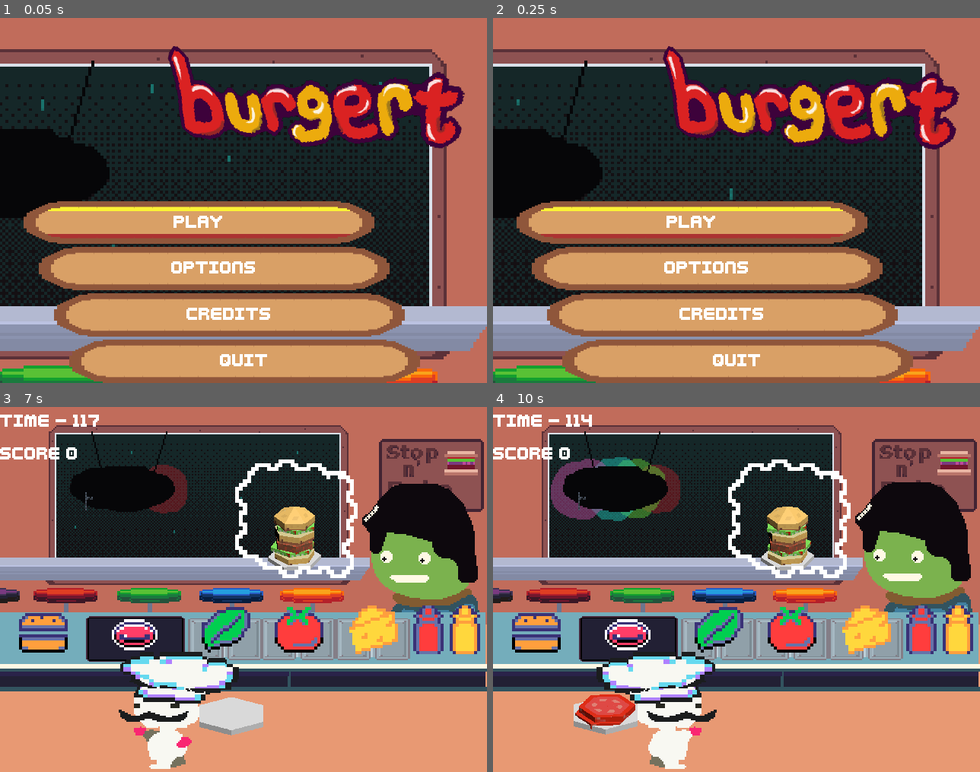
Above: before the commit, frames 1-4 (two rows, left to right).
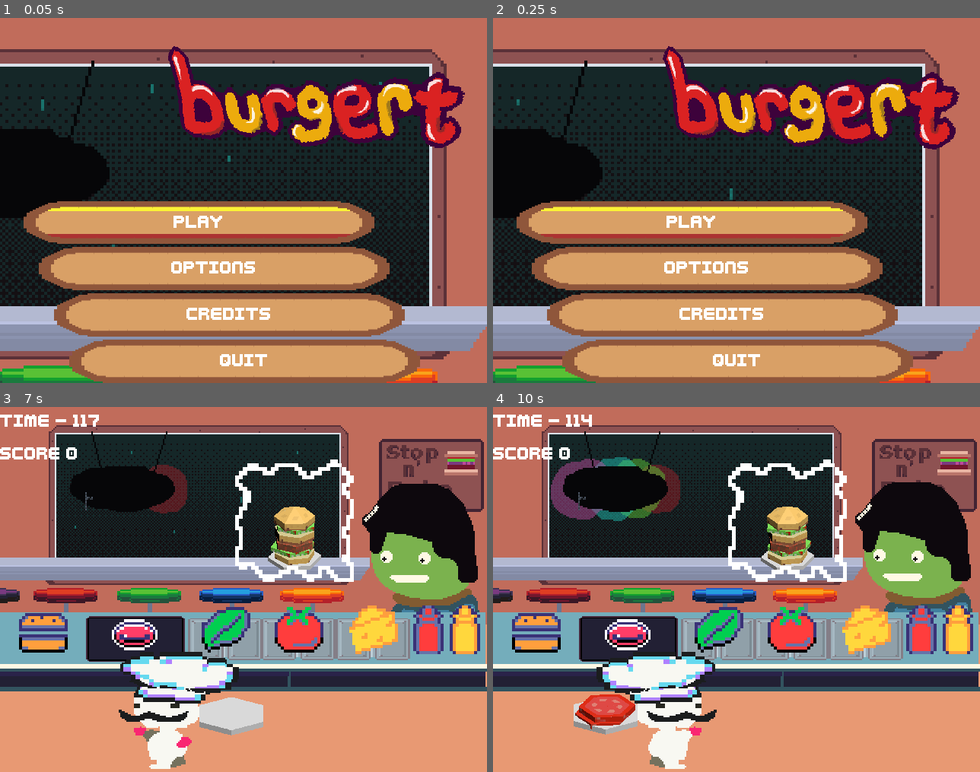
Above: after the commit, the same moments.

Repository: LettucePie/burgert
Game: Godot game, scene res://scenes/play.tscn
Same seed, same stepped clock (60 frames per second), same inputs: the game is played once before the commit and once after it. Sound files missing from this copy of the repository are replaced by a short silence.
Inputs:
- Up to frame 1 (0.05 s): no input
- Up to frame 2 (0.25 s): no input
- Up to frame 3 (7 s): click "Play" at 0.5 s; tap Enter (menu) at 1.25 s; hold Right (right) 1.28-2.03 s; tap Z (confirm) every 1.5 s from 1.35 to 5.85 s; hold Down (down) 2.03-2.78 s; tap C (special1) every 1.5 s from 2.1 to 6.6 s; hold Right (right) 2.78-3.53 s; hold Up (up) 3.53-4.28 s; hold Left (left) 4.28-5.78 s; hold Down (down) 5.78-6.53 s; hold Right (right) from 6.53 s (still down)
- Up to frame 4 (10 s): release Right (right) at 7.28 s; hold Up (up) 7.28-8.03 s; tap Z (confirm) at 7.35, 8.85 s; hold Right (right) 8.03-8.78 s; tap C (special1) at 8.1, 9.6 s; hold Down (down) 8.78-9.53 s; hold Left (left) from 9.53 s (still down)

The runs differ from the first frame. In frame 1, 0.6% of the frame differs, in the area x 34-96%, y 7-36%; in frame 2, 0.6%; in frame 3, 1.8%, in the area x 48-74%, y 14-48%; in frame 4, 1.8%.

Commit message:
thought cloud

Diff:
--- /dev/null
+++ b/assets/images/ui/thoughtcloud_frames.tres
@@ -0,0 +1,32 @@
+[gd_resource type="SpriteFrames" load_steps=5 format=3 uid="uid://b3ot6egm0rbcr"]
+
+[ext_resource type="Texture2D" uid="uid://bf6m4tntas3eq" path="res://assets/images/ui/order-thought-cloud.png" id="1_ejril"]
+
+[sub_resource type="AtlasTexture" id="AtlasTexture_q370w"]
+atlas = ExtResource("1_ejril")
+region = Rect2(0, 0, 32, 32)
+
+[sub_resource type="AtlasTexture" id="AtlasTexture_x5ty2"]
+atlas = ExtResource("1_ejril")
+region = Rect2(32, 0, 32, 32)
+
+[sub_resource type="AtlasTexture" id="AtlasTexture_de68m"]
+atlas = ExtResource("1_ejril")
+region = Rect2(64, 0, 32, 32)
+
+[resource]
+animations = [{
+"frames": [{
+"duration": 1.0,
+"texture": SubResource("AtlasTexture_q370w")
+}, {
+"duration": 1.0,
+"texture": SubResource("AtlasTexture_x5ty2")
+}, {
+"duration": 1.0,
+"texture": SubResource("AtlasTexture_de68m")
+}],
+"loop": true,
+"name": &"default",
+"speed": 2.0
+}]
--- a/scenes/game/kitchen.gd
+++ b/scenes/game/kitchen.gd
@@ -28,6 +28,9 @@
 		c.reset()
 	splat.hide()
 	past_customers.clear()
+	if current_customer != null:
+		current_customer.munch.stop()
+		current_customer.sound_player.stop()
 	current_customer = null
 
 
--- a/scenes/game/kitchen_a.tscn
+++ b/scenes/game/kitchen_a.tscn
@@ -14,7 +14,7 @@
 [ext_resource type="AudioStream" uid="uid://dtxtu4v6ifhgt" path="res://assets/sound/sfx/Audio 1.wav" id="9_q7db7"]
 [ext_resource type="Texture2D" uid="uid://dephh5h80edxg" path="res://assets/images/game/customers/customers__1.png" id="10_k67uf"]
 [ext_resource type="AudioStream" uid="uid://bn0y42mlgytnq" path="res://assets/sound/sfx/Audio 2.wav" id="11_yu3hg"]
-[ext_resource type="Texture2D" uid="uid://d3vxhubsue53l" path="res://assets/images/ui/order-thought-cloud1.png" id="12_n6ods"]
+[ext_resource type="SpriteFrames" uid="uid://b3ot6egm0rbcr" path="res://assets/images/ui/thoughtcloud_frames.tres" id="12_vq758"]
 [ext_resource type="AudioStream" uid="uid://bwk3kb5winqpd" path="res://assets/sound/sfx/Audio 3.wav" id="13_s6p7b"]
 [ext_resource type="Texture2D" uid="uid://h8p8acm8qmp5" path="res://assets/images/game/customers/customers__2.png" id="14_a0ex1"]
 [ext_resource type="PackedScene" uid="uid://e7qictdempjp" path="res://scenes/game/munch.tscn" id="14_rquj2"]
@@ -80,10 +80,8 @@
 script = ExtResource("6_b3mif")
 viewport_path_again = NodePath("../../../burger_portal")
 
-[sub_resource type="ViewportTexture" id="ViewportTexture_nbdwm"]
-viewport_path = NodePath(".")
-script = ExtResource("6_b3mif")
-viewport_path_again = NodePath("../../../burger_portal")
+[sub_resource type="ViewportTexture" id="ViewportTexture_trvsp"]
+viewport_path = NodePath("burger_portal")
 
 [sub_resource type="ViewportTexture" id="ViewportTexture_onmpr"]
 viewport_path = NodePath(".")
@@ -209,10 +207,11 @@
 scale = Vector2(0.275879, 0.275879)
 texture = SubResource("ViewportTexture_g7edx")
 
-[node name="thought_cloud" type="Sprite2D" parent="customers/Tommy/burger_portal_view"]
-position = Vector2(0, -7.24954)
-scale = Vector2(18.8602, 18.8602)
-texture = ExtResource("12_n6ods")
+[node name="thought_cloud" type="AnimatedSprite2D" parent="customers/Tommy/burger_portal_view"]
+position = Vector2(0, -7.24954)
+scale = Vector2(18.8602, 18.8602)
+sprite_frames = ExtResource("12_vq758")
+autoplay = "default"
 
 [node name="AudioStreamPlayer2D" type="AudioStreamPlayer2D" parent="customers/Tommy"]
 position = Vector2(551, 127)
@@ -252,10 +251,11 @@
 scale = Vector2(0.275879, 0.275879)
 texture = SubResource("ViewportTexture_o5sbl")
 
-[node name="thought_cloud" type="Sprite2D" parent="customers/Teddy/burger_portal_view"]
-position = Vector2(0, -7.24954)
-scale = Vector2(18.8602, 18.8602)
-texture = ExtResource("12_n6ods")
+[node name="thought_cloud" type="AnimatedSprite2D" parent="customers/Teddy/burger_portal_view"]
+position = Vector2(0, -7.24954)
+scale = Vector2(18.8602, 18.8602)
+sprite_frames = ExtResource("12_vq758")
+autoplay = "default"
 
 [node name="AudioStreamPlayer2D" type="AudioStreamPlayer2D" parent="customers/Teddy"]
 position = Vector2(458, 77)
@@ -296,10 +296,11 @@
 scale = Vector2(0.275879, 0.275879)
 texture = SubResource("ViewportTexture_oe5wx")
 
-[node name="thought_cloud" type="Sprite2D" parent="customers/Ted/burger_portal_view"]
-position = Vector2(0, -7.24954)
-scale = Vector2(18.8602, 18.8602)
-texture = ExtResource("12_n6ods")
+[node name="thought_cloud" type="AnimatedSprite2D" parent="customers/Ted/burger_portal_view"]
+position = Vector2(0, -7.24954)
+scale = Vector2(18.8602, 18.8602)
+sprite_frames = ExtResource("12_vq758")
+autoplay = "default"
 flip_h = true
 
 [node name="AudioStreamPlayer2D" type="AudioStreamPlayer2D" parent="customers/Ted"]
@@ -342,10 +343,11 @@
 scale = Vector2(0.275879, 0.275879)
 texture = SubResource("ViewportTexture_8f6tc")
 
-[node name="thought_cloud" type="Sprite2D" parent="customers/Al/burger_portal_view"]
-position = Vector2(0, -7.24954)
-scale = Vector2(18.8602, 18.8602)
-texture = ExtResource("12_n6ods")
+[node name="thought_cloud" type="AnimatedSprite2D" parent="customers/Al/burger_portal_view"]
+position = Vector2(0, -7.24954)
+scale = Vector2(18.8602, 18.8602)
+sprite_frames = ExtResource("12_vq758")
+autoplay = "default"
 
 [node name="AudioStreamPlayer2D" type="AudioStreamPlayer2D" parent="customers/Al"]
 position = Vector2(292, 126)
@@ -362,7 +364,6 @@
 position = Vector2(285, 150)
 
 [node name="Emo" type="Node2D" parent="customers" node_paths=PackedStringArray("burger_portal_sprite", "sound_player", "left_area", "right_area", "munch")]
-visible = false
 position = Vector2(302, 59)
 script = ExtResource("3_488ky")
 customer_name = "Emo"
@@ -384,12 +385,13 @@
 [node name="burger_portal_view" type="Sprite2D" parent="customers/Emo"]
 position = Vector2(304, 93)
 scale = Vector2(0.275879, 0.275879)
-texture = SubResource("ViewportTexture_nbdwm")
-
-[node name="thought_cloud" type="Sprite2D" parent="customers/Emo/burger_portal_view"]
-position = Vector2(0, -7.24954)
-scale = Vector2(18.8602, 18.8602)
-texture = ExtResource("12_n6ods")
+texture = SubResource("ViewportTexture_trvsp")
+
+[node name="thought_cloud" type="AnimatedSprite2D" parent="customers/Emo/burger_portal_view"]
+position = Vector2(0, -7.24954)
+scale = Vector2(18.8602, 18.8602)
+sprite_frames = ExtResource("12_vq758")
+autoplay = "default"
 
 [node name="AudioStreamPlayer2D" type="AudioStreamPlayer2D" parent="customers/Emo"]
 position = Vector2(424, 126)
@@ -406,7 +408,6 @@
 position = Vector2(427, 143)
 
 [node name="Karen" type="Node2D" parent="customers" node_paths=PackedStringArray("burger_portal_sprite", "sound_player", "left_area", "right_area", "munch")]
-visible = false
 position = Vector2(-568, 59)
 script = ExtResource("3_488ky")
 customer_name = "Karen"
@@ -426,14 +427,15 @@
 texture = ExtResource("22_ib8ia")
 
 [node name="burger_portal_view" type="Sprite2D" parent="customers/Karen"]
-position = Vector2(340, 93)
+position = Vector2(278, 93)
 scale = Vector2(0.275879, 0.275879)
 texture = SubResource("ViewportTexture_onmpr")
 
-[node name="thought_cloud" type="Sprite2D" parent="customers/Karen/burger_portal_view"]
-position = Vector2(0, -7.24954)
-scale = Vector2(18.8602, 18.8602)
-texture = ExtResource("12_n6ods")
+[node name="thought_cloud" type="AnimatedSprite2D" parent="customers/Karen/burger_portal_view"]
+position = Vector2(0, -7.24954)
+scale = Vector2(18.8602, 18.8602)
+sprite_frames = ExtResource("12_vq758")
+autoplay = "default"
 
 [node name="AudioStreamPlayer2D" type="AudioStreamPlayer2D" parent="customers/Karen"]
 position = Vector2(436, 126)
@@ -474,10 +476,12 @@
 scale = Vector2(0.275879, 0.275879)
 texture = SubResource("ViewportTexture_y71pj")
 
-[node name="thought_cloud" type="Sprite2D" parent="customers/Patient/burger_portal_view"]
-position = Vector2(0, -7.24954)
-scale = Vector2(18.8602, 18.8602)
-texture = ExtResource("12_n6ods")
+[node name="thought_cloud" type="AnimatedSprite2D" parent="customers/Patient/burger_portal_view"]
+position = Vector2(0, -7.24954)
+scale = Vector2(18.8602, 18.8602)
+sprite_frames = ExtResource("12_vq758")
+autoplay = "default"
+frame_progress = 0.541907
 flip_h = true
 
 [node name="AudioStreamPlayer2D" type="AudioStreamPlayer2D" parent="customers/Patient"]
@@ -520,10 +524,11 @@
 scale = Vector2(0.275879, 0.275879)
 texture = SubResource("ViewportTexture_72d7f")
 
-[node name="thought_cloud" type="Sprite2D" parent="customers/Mustard/burger_portal_view"]
-position = Vector2(0, -7.24954)
-scale = Vector2(18.8602, 18.8602)
-texture = ExtResource("12_n6ods")
+[node name="thought_cloud" type="AnimatedSprite2D" parent="customers/Mustard/burger_portal_view"]
+position = Vector2(0, -7.24954)
+scale = Vector2(18.8602, 18.8602)
+sprite_frames = ExtResource("12_vq758")
+autoplay = "default"
 
 [node name="AudioStreamPlayer2D" type="AudioStreamPlayer2D" parent="customers/Mustard"]
 position = Vector2(556, 126)
@@ -564,10 +569,11 @@
 scale = Vector2(0.275879, 0.275879)
 texture = SubResource("ViewportTexture_70ajt")
 
-[node name="thought_cloud" type="Sprite2D" parent="customers/Dancer/burger_portal_view"]
-position = Vector2(0, -7.24954)
-scale = Vector2(18.8602, 18.8602)
-texture = ExtResource("12_n6ods")
+[node name="thought_cloud" type="AnimatedSprite2D" parent="customers/Dancer/burger_portal_view"]
+position = Vector2(0, -7.24954)
+scale = Vector2(18.8602, 18.8602)
+sprite_frames = ExtResource("12_vq758")
+autoplay = "default"
 flip_h = true
 
 [node name="AudioStreamPlayer2D" type="AudioStreamPlayer2D" parent="customers/Dancer"]
@@ -610,10 +616,11 @@
 scale = Vector2(0.275879, 0.275879)
 texture = SubResource("ViewportTexture_dlup0")
 
-[node name="thought_cloud" type="Sprite2D" parent="customers/Punk/burger_portal_view"]
-position = Vector2(0, -7.24954)
-scale = Vector2(18.8602, 18.8602)
-texture = ExtResource("12_n6ods")
+[node name="thought_cloud" type="AnimatedSprite2D" parent="customers/Punk/burger_portal_view"]
+position = Vector2(0, -7.24954)
+scale = Vector2(18.8602, 18.8602)
+sprite_frames = ExtResource("12_vq758")
+autoplay = "default"
 
 [node name="AudioStreamPlayer2D" type="AudioStreamPlayer2D" parent="customers/Punk"]
 position = Vector2(492, 126)
@@ -658,10 +665,11 @@
 scale = Vector2(0.275879, 0.275879)
 texture = SubResource("ViewportTexture_ujj28")
 
-[node name="thought_cloud" type="Sprite2D" parent="customers/Toad/burger_portal_view"]
-position = Vector2(0, -7.24954)
-scale = Vector2(18.8602, 18.8602)
-texture = ExtResource("12_n6ods")
+[node name="thought_cloud" type="AnimatedSprite2D" parent="customers/Toad/burger_portal_view"]
+position = Vector2(0, -7.24954)
+scale = Vector2(18.8602, 18.8602)
+sprite_frames = ExtResource("12_vq758")
+autoplay = "default"
 
 [node name="AudioStreamPlayer2D" type="AudioStreamPlayer2D" parent="customers/Toad"]
 position = Vector2(260, 126)
@@ -703,10 +711,11 @@
 scale = Vector2(0.275879, 0.275879)
 texture = SubResource("ViewportTexture_y63l0")
 
-[node name="thought_cloud" type="Sprite2D" parent="customers/Persistant/burger_portal_view"]
-position = Vector2(0, -7.24954)
-scale = Vector2(18.8602, 18.8602)
-texture = ExtResource("12_n6ods")
+[node name="thought_cloud" type="AnimatedSprite2D" parent="customers/Persistant/burger_portal_view"]
+position = Vector2(0, -7.24954)
+scale = Vector2(18.8602, 18.8602)
+sprite_frames = ExtResource("12_vq758")
+autoplay = "default"
 
 [node name="AudioStreamPlayer2D" type="AudioStreamPlayer2D" parent="customers/Persistant"]
 position = Vector2(352, 126)
@@ -747,10 +756,11 @@
 scale = Vector2(0.275879, 0.275879)
 texture = SubResource("ViewportTexture_y0rjw")
 
-[node name="thought_cloud" type="Sprite2D" parent="customers/Anxiety/burger_portal_view"]
-position = Vector2(0, -7.24954)
-scale = Vector2(18.8602, 18.8602)
-texture = ExtResource("12_n6ods")
+[node name="thought_cloud" type="AnimatedSprite2D" parent="customers/Anxiety/burger_portal_view"]
+position = Vector2(0, -7.24954)
+scale = Vector2(18.8602, 18.8602)
+sprite_frames = ExtResource("12_vq758")
+autoplay = "default"
 
 [node name="AudioStreamPlayer2D" type="AudioStreamPlayer2D" parent="customers/Anxiety"]
 position = Vector2(480, 126)
--- a/scenes/play.gd
+++ b/scenes/play.gd
@@ -149,7 +149,7 @@
 
 func _on_game_game_finished():
 	get_tree().paused = true
-	music.set_state(Music.STATE.MENU)
+	#music.set_state(Music.STATE.MENU)
 
 
 func _on_main_menu_resume_play():
--- a/scenes/ui/main_menu.tscn
+++ b/scenes/ui/main_menu.tscn
@@ -113,6 +113,7 @@
 grow_vertical = 1
 
 [node name="Title" type="TextureRect" parent="Main"]
+texture_filter = 1
 layout_mode = 1
 anchors_preset = -1
 anchor_left = 0.3
Binary file changed: assets/images/ui/order-thought-cloud.aseprite
Binary file added: assets/images/ui/order-thought-cloud.png
Not shown, added: assets/images/ui/order-thought-cloud.png.import
Not shown, changed: assets/sound/music/Burgert_1.mp3
Not shown, changed: exports/android/burgert.apk
Not shown, changed: exports/android/burgert.apk.idsig
Not shown, changed: exports/html/index.html
Not shown, changed: exports/html/index.pck
Not shown, changed: exports/html/index.service.worker.js
Not shown, changed: exports/portmaster/arm64/burgert.pck
Not shown, changed: exports/portmaster/burgert/burgert/burgert.pck
Not shown, added: exports/portmaster/burgert/burgert/licenses/gptokeyb_LICENSE.md
(and 1 more such lines)
